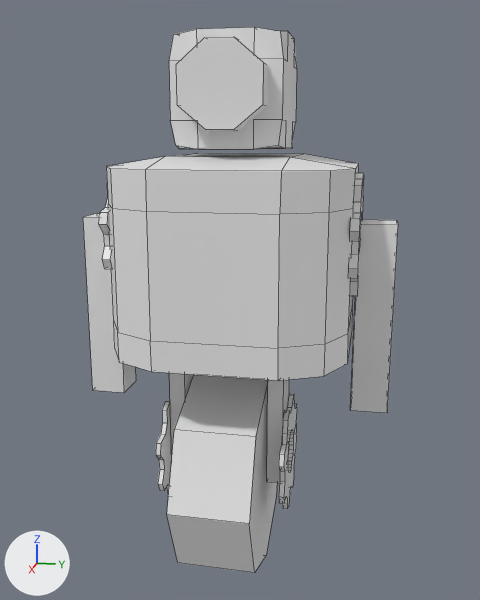
The OBJ model Resources/Models/3Dmodel/enemies/Warrior.obj, before and after one commit.
The view is the same before and after, from a camera (50 mm lens) standing at (2.269, 0.464, 1.577) and looking at (-0.045, 0.001, 0.998). The lights are fixed; the arrows at lower left show +X, +Y and +Z. The first picture is the older version. Mesh edges are drawn as thin lines. Where no turn or scale is listed for an object, it has been applied to the vertices.

The scene before the commit, as lines of its bpy script (objects in view):
```python
me_立方体_008 = bpy.data.meshes.new('立方体.008')
me_立方体_008.from_pydata(...)  # 692 vertices, 400 faces; spans x -0.44..0.37, y -0.54..0.54, z -0.01..1.89
ob_立方体_008 = bpy.data.objects.new('立方体.008', me_立方体_008)
ob_立方体_008.location = (0.0, 0.0, 0.0)
```
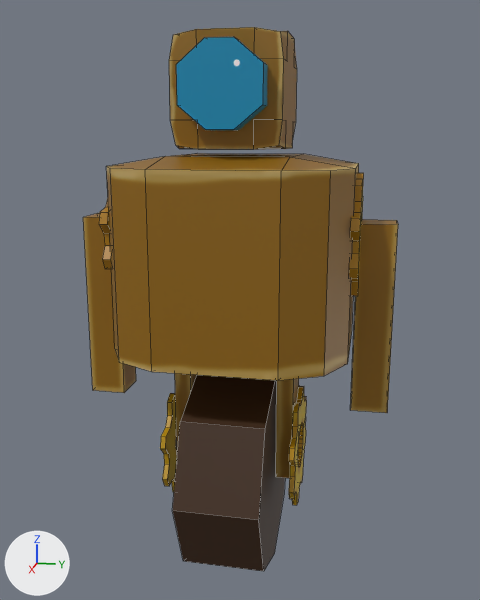
The newer file is also turned or shifted as a whole; pictures and numbers use the older file's frame.

Location of each change, (x1, y1, x2, y2) in pixels of the pictures (480 x 600 px; the box of a moved part takes in the faces that stretch with it):
'立方体.008', reshaped
    before: (83, 27, 398, 573)
    after: (83, 27, 398, 571)
part 1 of me_立方体_008, moved or reshaped
    before: (279, 394, 297, 509)
    after: (289, 386, 307, 505)
part 2 of me_立方体_008, added (brown)
    after: (172, 375, 285, 571)
part 3 of me_立方体_008, moved or reshaped
    before: (156, 401, 172, 496)
    after: (160, 393, 177, 492)
part 4 of me_立方体_008, rebuilt
    before: (267, 379, 289, 483)
    after: (276, 379, 299, 478)
part 5 of me_立方体_008, rebuilt
    before: (169, 373, 193, 451)
    after: (175, 373, 196, 453)
part 6 of me_立方体_008, deleted
    before: (167, 375, 277, 573)
part 7 of me_立方体_008, built on
    both: (86, 164, 359, 393)
part 8 of me_立方体_008, recoloured (white to brown)
    both: (106, 153, 358, 171)
part 9 of me_立方体_008, recoloured (white to brown)
    both: (83, 173, 398, 413)
part 10 of me_立方体_008, recoloured (darker)
    both: (169, 27, 297, 149)

What the commit changed:
Picture 'warrior_head.png' (img_warrior_head_png) is new.
Picture 'body.png' (img_body_png) is new.
Picture 'warrior_arms.png' (img_warrior_arms_png) is new.
Picture 'wheel.png' (img_wheel_png) is new.
Material 'マテリアル.009' (mat_マテリアル_009) is new.
Its texture is img_warrior_head_png.
Material 'マテリアル.008' (mat_マテリアル_008) is new.
Its texture is img_body_png.
Material 'マテリアル.007' (mat_マテリアル_007) is new.
Its texture is img_warrior_arms_png.
Material 'マテリアル.006' (mat_マテリアル_006) is new.
Its texture is img_wheel_png.
me_立方体_008 is used by ob_立方体_008; location (0.0, 0.0, 0.0).
me_立方体_008 had 692 vertices, 400 faces and spanned x -0.44..0.37, y -0.54..0.54, z -0.01..1.89.
me_立方体_008 now has 668 vertices, 373 faces and spans x -0.44..0.38, y -0.54..0.54, z 0.0..1.89.
me_立方体_008 part 1: the loose piece of 129 vertices spanning x -0.21..0.21, y 0.19..0.2, z 0.24..0.65 is moved by (0.01, 0.04, 0.03), in mat_マテリアル_006 (picture img_wheel_png).
me_立方体_008 part 2: a new loose piece, an 8-sided cylinder along y spanning x -0.37..0.38, y -0.14..0.15, z 0.0..0.76, in mat_マテリアル_006 (picture img_wheel_png).
me_立方体_008 part 3: the loose piece of 129 vertices spanning x -0.21..0.21, y -0.25..-0.24, z 0.24..0.65 is moved by (0.01, 0.02, 0.03), in mat_マテリアル_006 (picture img_wheel_png).
me_立方体_008 part 4: the loose piece of 8 vertices spanning x -0.08..0.08, y 0.13..0.18, z 0.35..0.8 is rebuilt with 8 vertices and now spans x -0.08..0.09, y 0.16..0.22, z 0.38..0.84, in mat_マテリアル_006 (picture img_wheel_png).
me_立方体_008 part 5: the loose piece of 8 vertices spanning x -0.08..0.08, y -0.23..-0.18, z 0.35..0.8 is rebuilt with 8 vertices and now spans x -0.08..0.09, y -0.21..-0.15, z 0.38..0.84, in mat_マテリアル_006 (picture img_wheel_png).
me_立方体_008 part 6: the loose piece of 16 vertices spanning x -0.37..0.37, y -0.17..0.11, z -0.01..0.72 is deleted.
Part 7, on me_立方体_008:
25 vertices are removed from x -0.44..0.36, y -0.42..0.4, z 0.96..1.36.
43 faces are deleted.
1 vertex moves within x -0.06, y -0.42, z 1.3.
1 vertex is added at (-0.07, -0.42, 1.3).
12 new faces join them, mat_マテリアル_008 (picture img_body_png).
6 new faces join them, mat_マテリアル_007 (picture img_warrior_arms_png).
me_立方体_008 part 8: 18 faces spanning x -0.44..0.36, y -0.4..0.4, z 0.8..1.51 switch from no material to mat_マテリアル_008 (picture img_body_png).
me_立方体_008 part 9: 142 faces spanning x -0.2..0.2, y -0.54..0.54, z 0.65..1.46 switch from no material to mat_マテリアル_007 (picture img_warrior_arms_png).
me_立方体_008 part 10: 39 faces spanning x -0.18..0.26, y -0.18..0.18, z 1.54..1.89 switch from no material to mat_マテリアル_009 (picture img_warrior_head_png).
me_立方体_008 gains material mat_マテリアル_006 (picture img_wheel_png).
